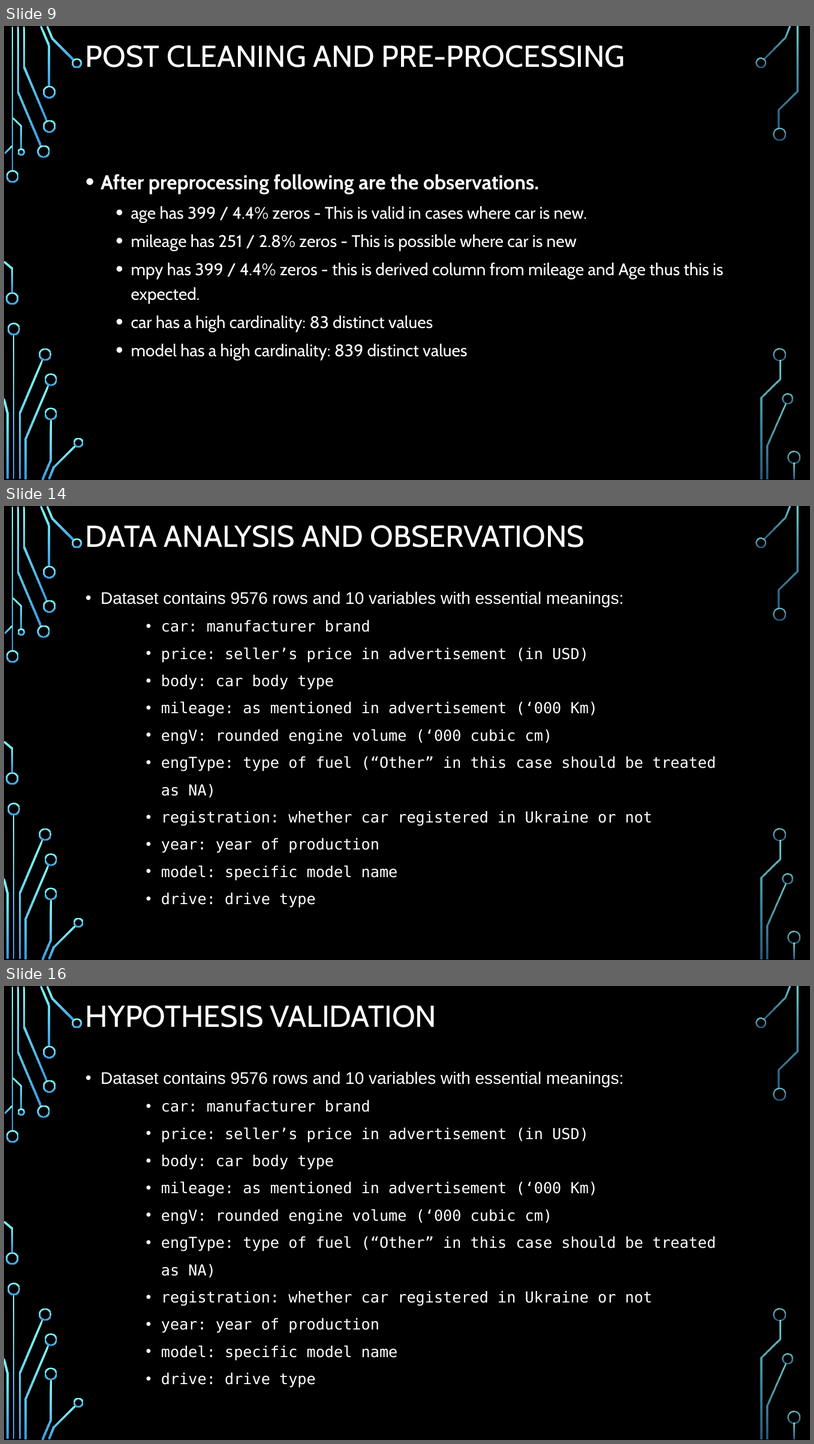
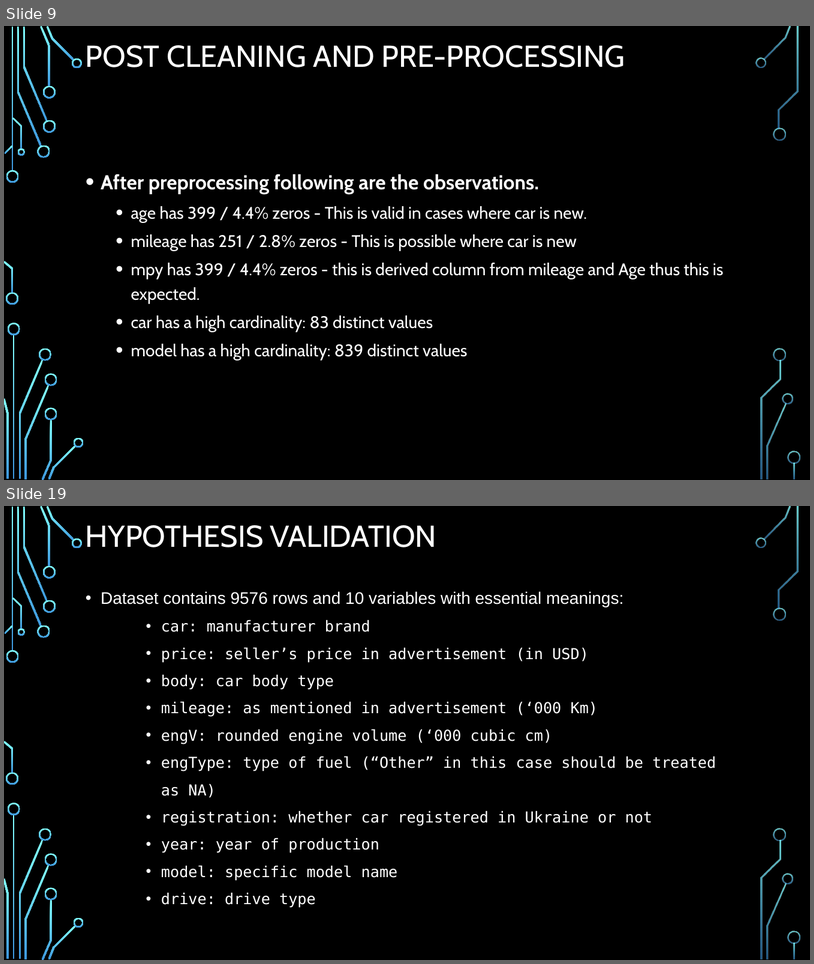
Before and after one commit to dhp6106/insaid-projects, a slide deck: term1/projects/CarSales/Term1-EDAProject-CarSales-DhavalParikh.pptx. Shown one above the other, each under a label of ours: slides 9, 14 and 16 before the commit, slides 9 and 19 after it; the slides between them are not shown. The pictures are 814x1444 and 814x964 pixels, drawn with LibreOffice and Linux fonts; fonts in the diff are those of the drawing; background and template pictures are left out. Boxes give left, top, right and bottom in pixels: in the first picture for what was removed or moved away, otherwise in the second. Text is boxed around its words. In the diff, an @@ line names an element or a change of style, - is before the commit and + after.

```diff
--- a/term1/projects/CarSales/Term1-EDAProject-CarSales-DhavalParikh.pptx
+++ b/term1/projects/CarSales/Term1-EDAProject-CarSales-DhavalParikh.pptx
@@ slide 14 removed at (4, 506, 810, 960), background picture (left out); not listed: 36 template elements that a slide beside it also shows @@
@@ title removed at (86, 525, 585, 547) @@
-DATA ANALYSIS AND OBSERVATIONS
@@ text removed at (101, 591, 716, 907) @@
-• Dataset contains 9576 rows and 10 variables with essential meanings:
-    • car: manufacturer brand
-    • price: seller’s price in advertisement (in USD)
-    • body: car body type
-    • mileage: as mentioned in advertisement (‘000 Km)
-    • engV: rounded engine volume (‘000 cubic cm)
-    • engType: type of fuel (“Other” in this case should be treated as NA)
-    • registration: whether car registered in Ukraine or not
-    • year: year of production
-    • model: specific model name
-    • drive: drive type
@@ what was slide 16 is now slide 19 @@
```
Also in this commit, not shown: 9 slides added, 5 other slides removed, 6 other files.
